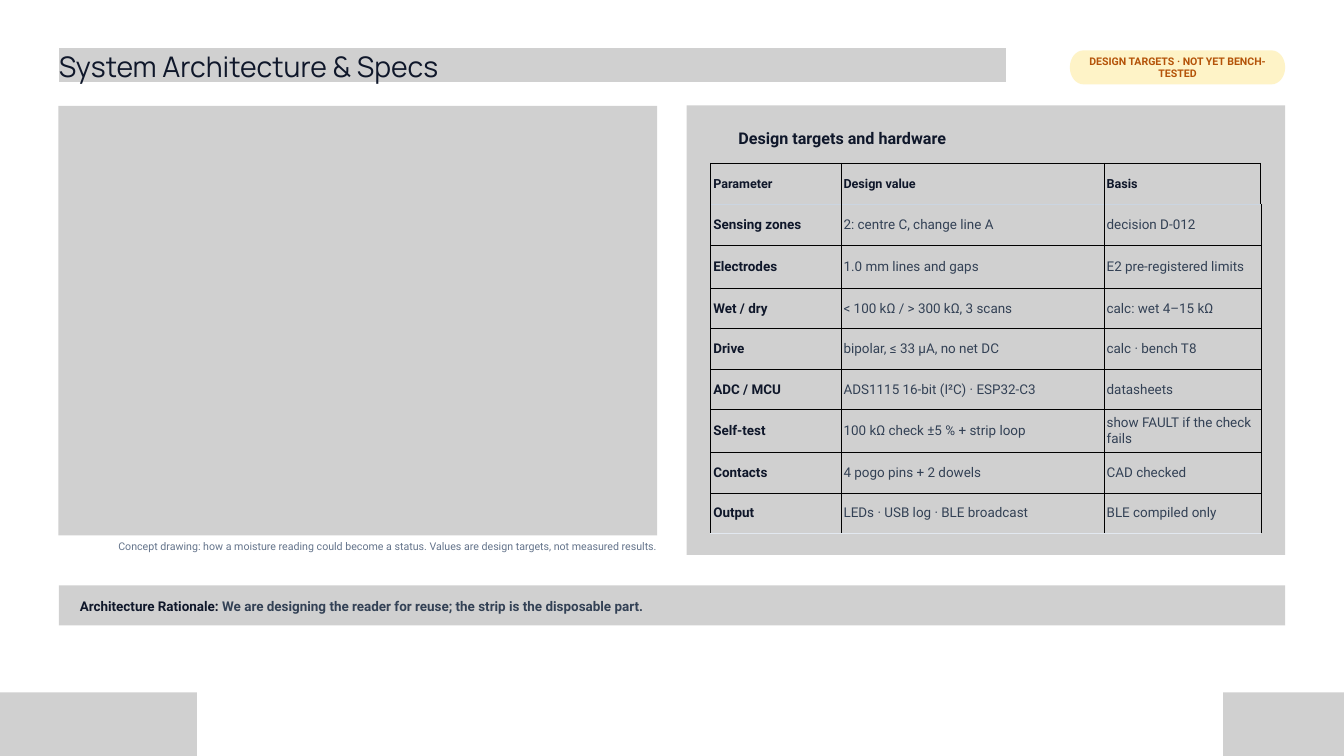
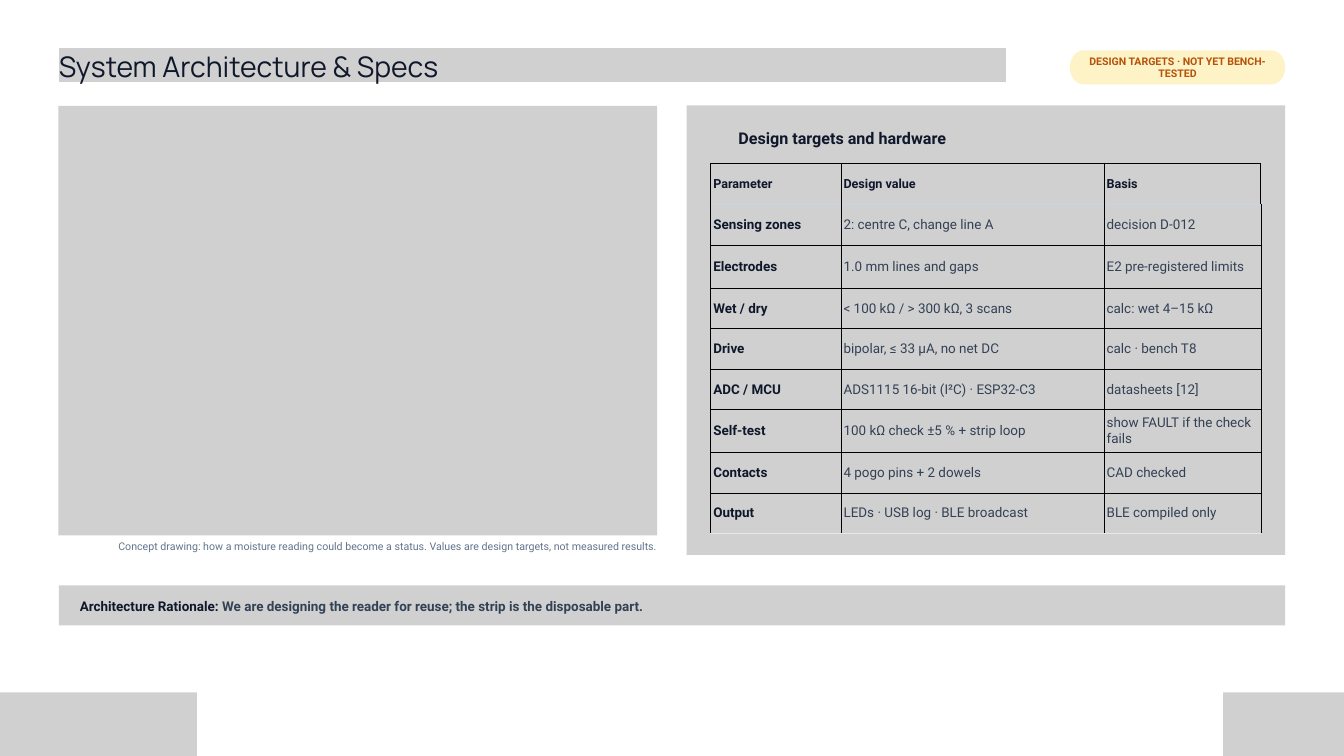
Before and after one commit to soham0777/dermasense-vishwakarma-2026, a slide deck: slide 6 of FINAL_SUBMISSION/Dermasense_VK26-IITI-HT-0050_Stage2.pptx. Drawn at 1344x756 pixels with LibreOffice and Linux fonts; fonts in the diff are those of the drawing; grey boxes stand for pictures; background and template pictures are left out. Boxes give left, top, right and bottom in pixels: in the first picture for what was removed or moved away, otherwise in the second. Text is boxed around its words. In the diff, an @@ line names an element or a change of style, - is before the commit and + after.

```diff
--- a/FINAL_SUBMISSION/Dermasense_VK26-IITI-HT-0050_Stage2.pptx
+++ b/FINAL_SUBMISSION/Dermasense_VK26-IITI-HT-0050_Stage2.pptx
@@ table at bbox=[710, 163, 1261, 534] @@
-row 6, column 3: datasheets
+row 6, column 3: datasheets [12]
```
Also in this commit, not shown: 2 other slides changed, 1 other file.
